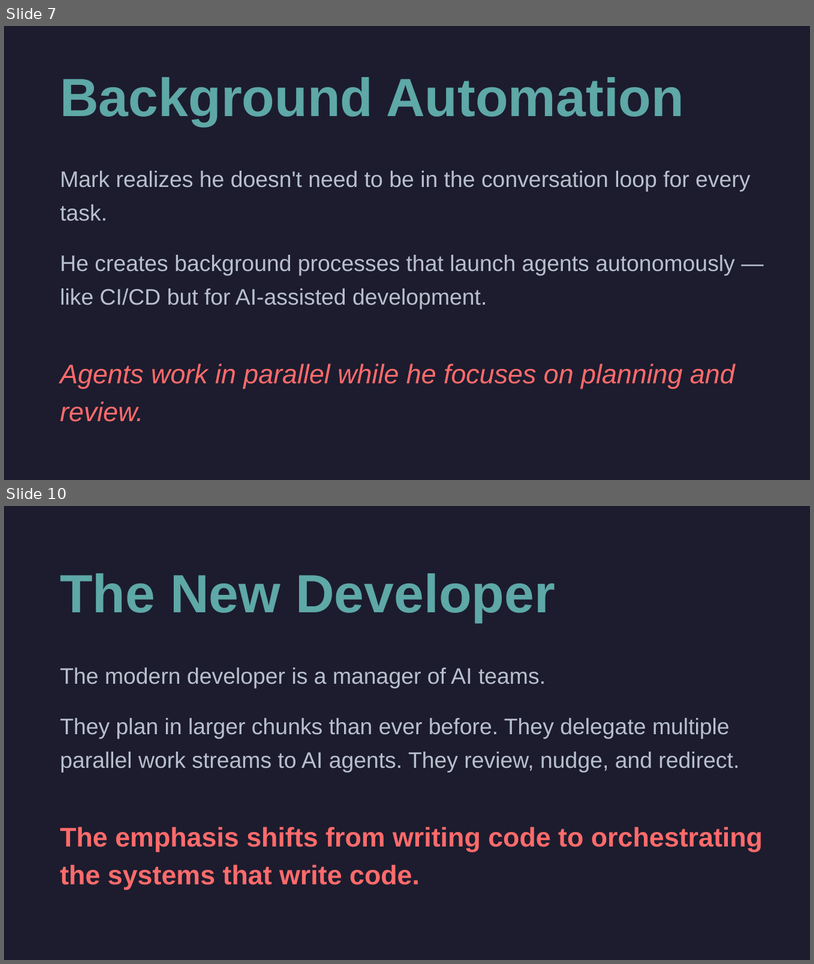
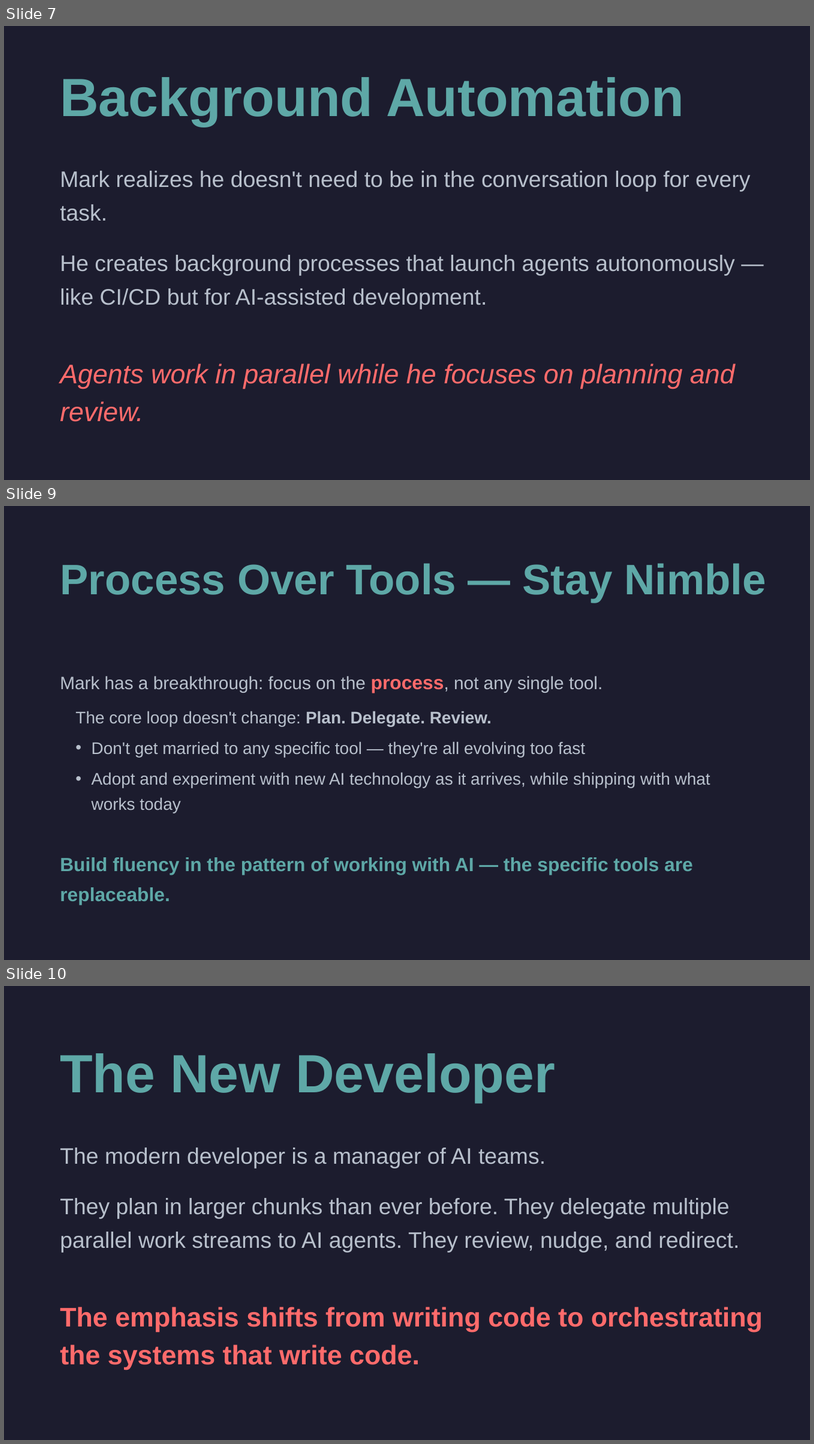
Before and after one commit to cirvine-MSFT/editless, a slide deck: docs/presentations/marks-journey-long.pptx. Shown one above the other, each under a label of ours: slides 7 and 10 before the commit, slides 7, 9 and 10 after it; the slides between them are not shown. The pictures are 814x964 and 814x1444 pixels, drawn with LibreOffice and Linux fonts; fonts in the diff are those of the drawing. Boxes give left, top, right and bottom in pixels: in the first picture for what was removed or moved away, otherwise in the second. Text is boxed around its words. In the diff, an @@ line names an element or a change of style, - is before the commit and + after.

```diff
--- a/docs/presentations/marks-journey-long.pptx
+++ b/docs/presentations/marks-journey-long.pptx
@@ slide 9 added at [4, 506, 810, 960], background #1C1C2E @@
@@ text added at [60, 563, 766, 602], 38 pt, text #5EA8A7, bold @@
+Process Over Tools — Stay Nimble
@@ text added at [60, 676, 603, 693], 16 pt, text #B8C0CC @@
+Mark has a breakthrough: focus on the process, not any single tool.
@@ text added at [75, 711, 711, 813], 15 pt, text #B8C0CC @@
+• The core loop doesn't change: Plan. Delegate. Review.
+• Don't get married to any specific tool — they're all evolving too fast
+• Adopt and experiment with new AI technology as it arrives, while shipping with what works today
@@ text added at [60, 857, 693, 904], 17 pt, text #5EA8A7, bold @@
+Build fluency in the pattern of working with AI — the specific tools are replaceable.
```
Also in this commit, not shown: 1 other slide added, 2 slides removed, 5 other files.
